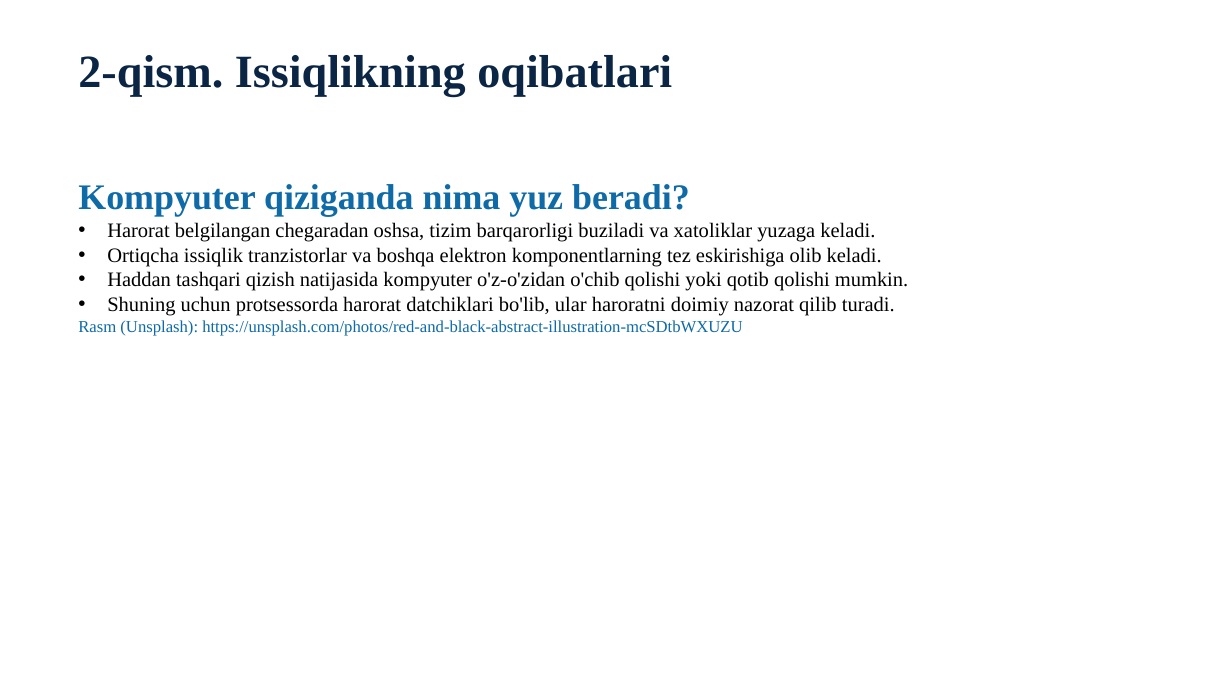
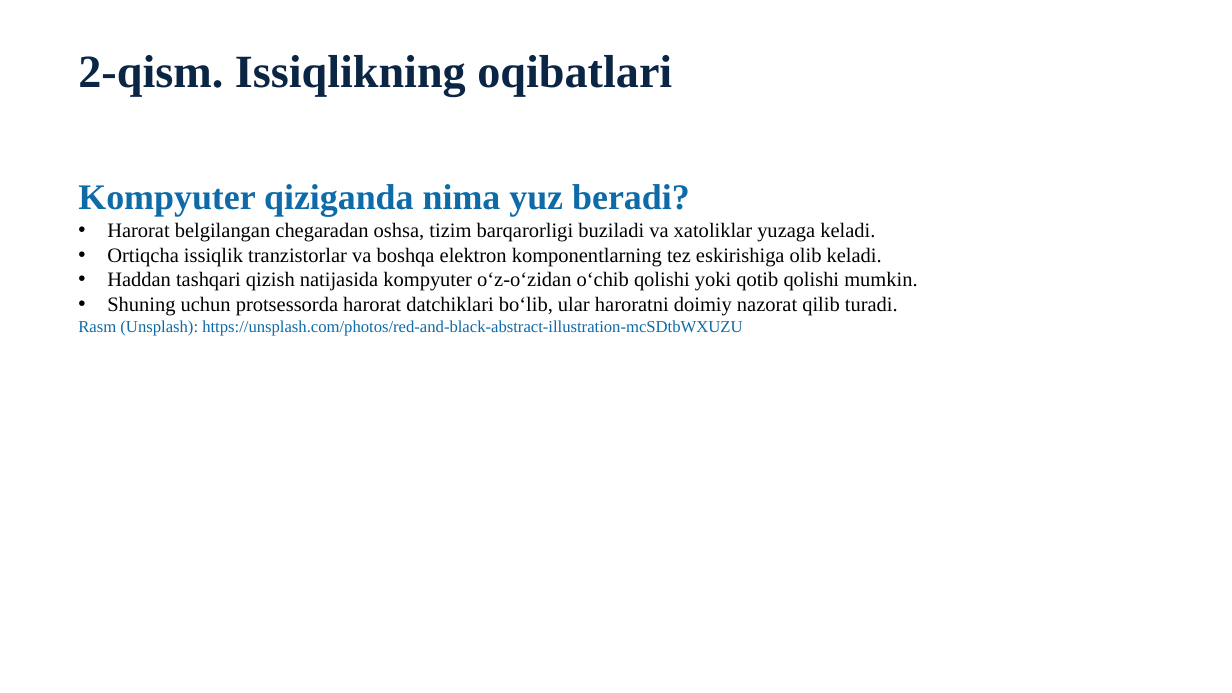
Before and after one commit to dasturland/KK123, a slide deck: slide 5 of Kompyuterlar_qizishi_va_sovishi.pptx. Drawn at 1232x693 pixels with LibreOffice and Linux fonts; fonts in the diff are those of the drawing. Boxes give left, top, right and bottom in pixels: in the first picture for what was removed or moved away, otherwise in the second. Text is boxed around its words. In the diff, an @@ line names an element or a change of style, - is before the commit and + after.

```diff
--- a/Kompyuterlar_qizishi_va_sovishi.pptx
+++ b/Kompyuterlar_qizishi_va_sovishi.pptx
@@ text at box(107, 271, 917, 316): text changed @@
-• Haddan tashqari qizish natijasida kompyuter o'z-o'zidan o'chib qolishi yoki qotib qolishi mumkin.
-• Shuning uchun protsessorda harorat datchiklari bo'lib, ular haroratni doimiy nazorat qilib turadi.
+• Haddan tashqari qizish natijasida kompyuter oʻz-oʻzidan oʻchib qolishi yoki qotib qolishi mumkin.
+• Shuning uchun protsessorda harorat datchiklari boʻlib, ular haroratni doimiy nazorat qilib turadi.
```
Also in this commit, not shown: 8 other slides changed, 3 other files.
